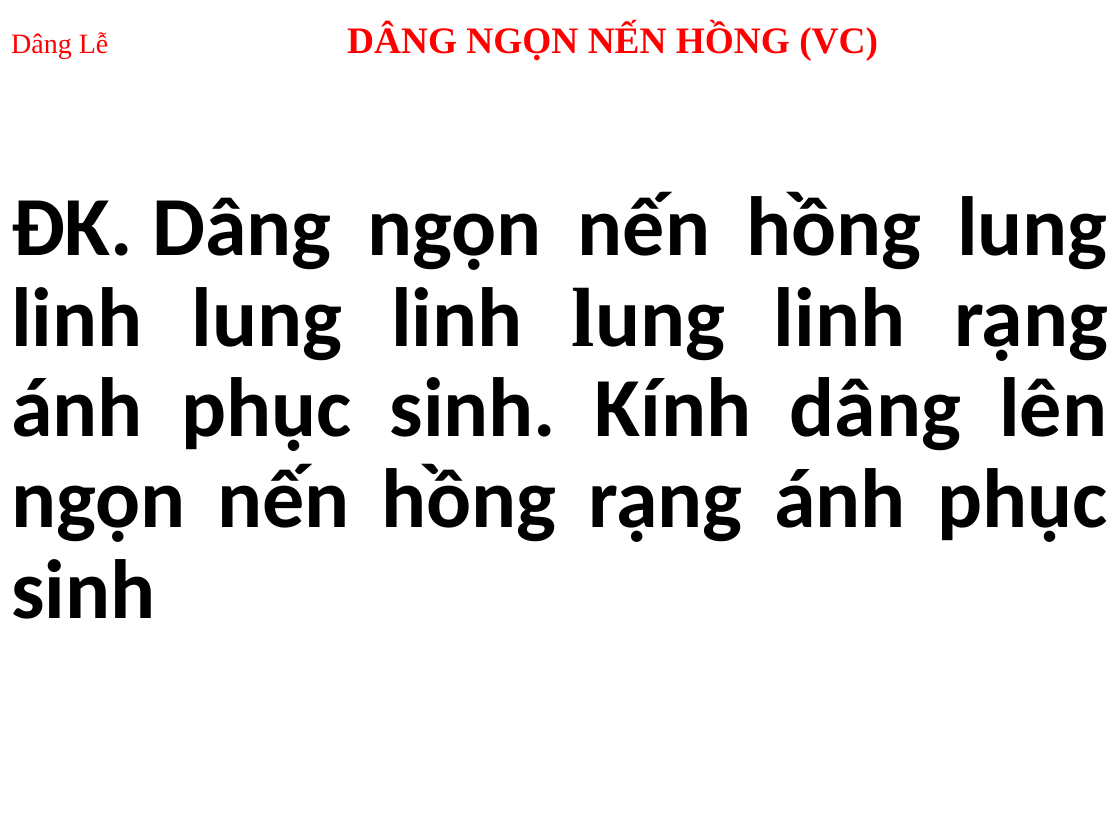
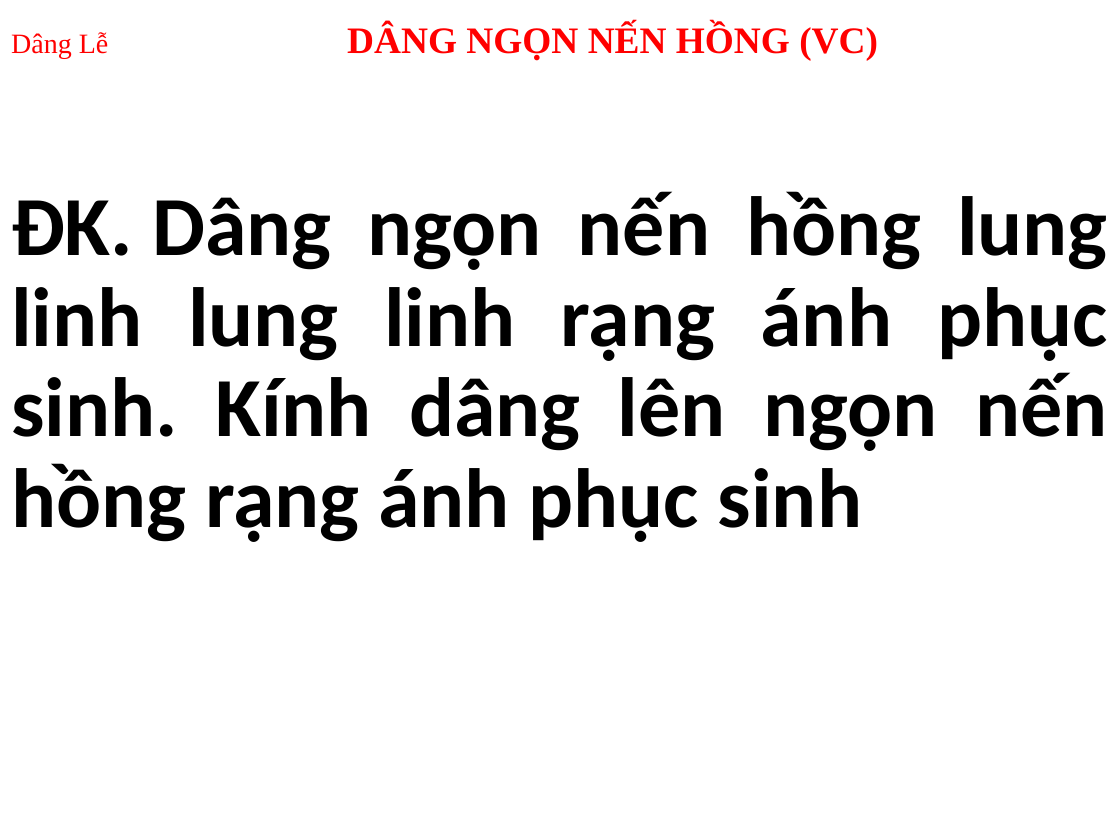
Before and after one commit to webfullstack99/usb-songs, a slide deck: slide 42 of CN.pptx. Drawn at 1120x840 pixels with LibreOffice and Linux fonts; fonts in the diff are those of the drawing. Boxes give left, top, right and bottom in pixels: in the first picture for what was removed or moved away, otherwise in the second. Text is boxed around its words. In the diff, an @@ line names an element or a change of style, - is before the commit and + after.

```diff
--- a/CN.pptx
+++ b/CN.pptx
@@ subtitle at (11, 191, 1107, 542): text changed; text colour #000000 to #1F1F1F @@
-ĐK. Dâng ngọn nến hồng lung linh lung linh lung linh rạng ánh phục sinh. Kính dâng lên ngọn nến hồng rạng ánh phục sinh
+ĐK. Dâng ngọn nến hồng lung linh lung linh rạng ánh phục sinh. Kính dâng lên ngọn nến hồng rạng ánh phục sinh
```
Also in this commit, not shown: 68 other slides changed, 3 other files.
